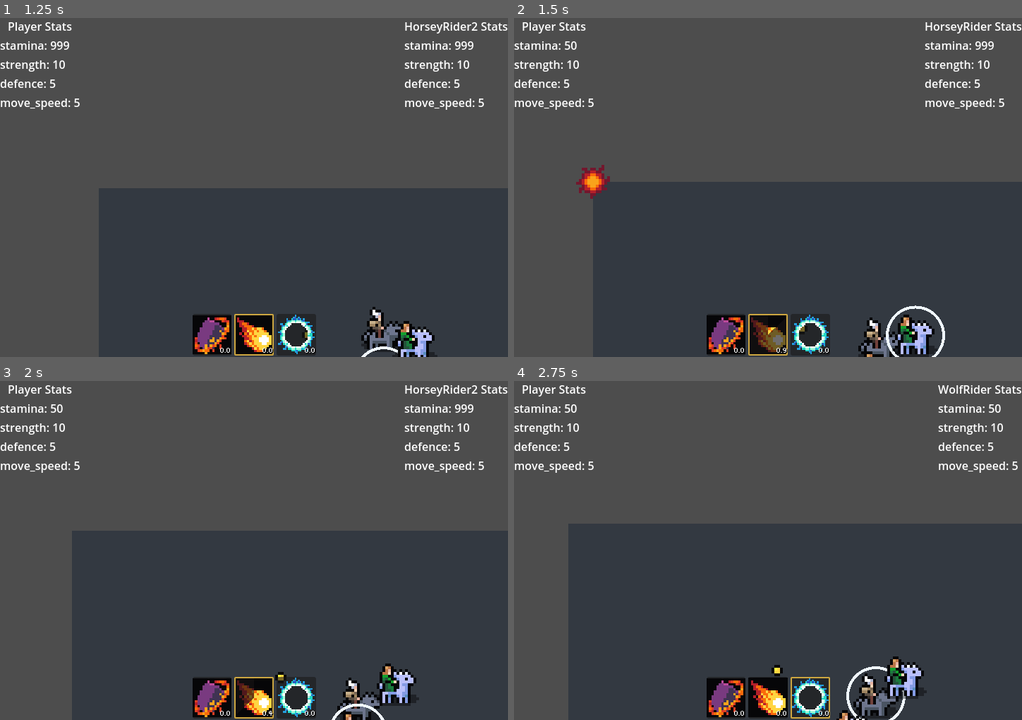
Above: before the commit, frames 1-4 (two rows, left to right).
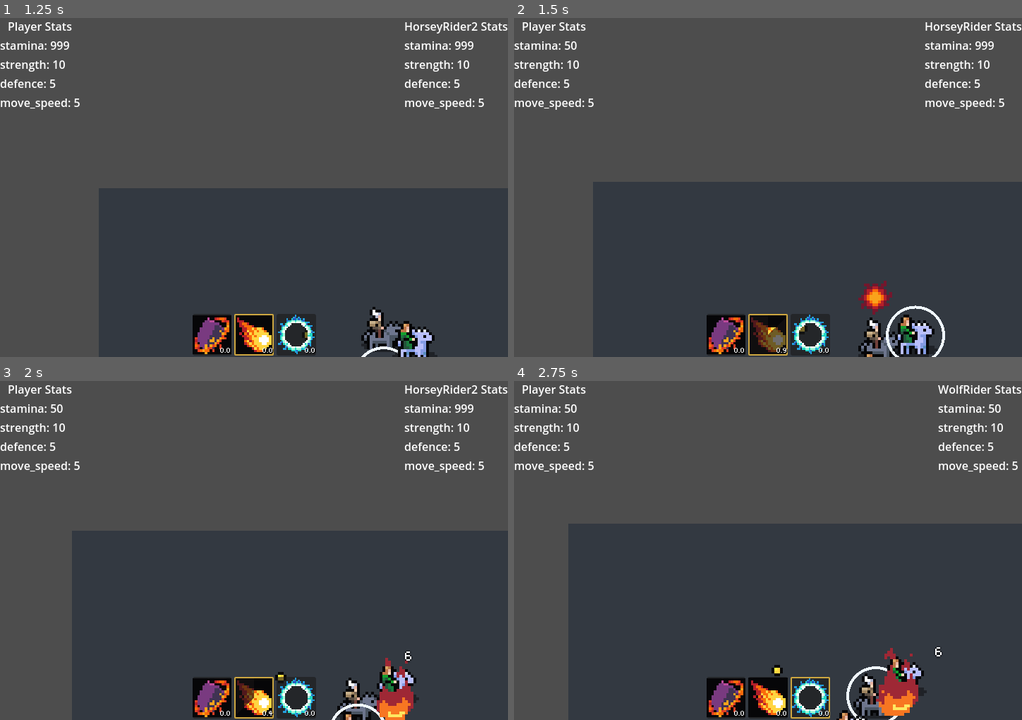
Above: after the commit, the same moments.

Repository: Snayff/not_quite_paradise4
Game: Godot game, scene res://world.tscn
Two runs of this game, one before a commit and one after it. Both use one fixed random seed, a clock stepped at 60 frames per second and the inputs below. The engine's default icon, where the game draws it, is replaced by a stand-in: a white triangle on a blue panel in a dark square.
Inputs:
- Up to frame 1 (1.25 s): hold D (move_right) from 0.53 s (still down); tap Tab (next_active) at 0.6 s
- Up to frame 2 (1.5 s): release D (move_right) at 1.28 s; hold S (move_down) from 1.28 s (still down); tap Space (use_active) at 1.35 s
- Up to frame 3 (2 s): keep holding S (move_down)
- Up to frame 4 (2.75 s): release S (move_down) at 2.03 s; hold D (move_right) from 2.03 s (still down); tap Tab (next_active) at 2.1 s

Frame 1 is identical in both runs. In frame 2, 0.7% of the frame differs, in the area x 12-75%, y 43-88%; in frame 3, 0.7%; in frame 4, 0.9%, in the area x 71-85%, y 78-99%.

Commit message:
added setting of spawn position of projectile to factory

Diff:
--- a/scenes/abcs/abc_projectile.gd
+++ b/scenes/abcs/abc_projectile.gd
@@ -57,7 +57,7 @@
 
 	_has_run_ready = true
 
-func setup(data: DataProjectile) -> void:
+func setup(spawn_pos: Vector2, data: DataProjectile) -> void:
 	if not _has_run_ready:
 		push_error("ABCProjectile: setup() called before _ready. ")
 
@@ -78,6 +78,7 @@
 		"ABCProjectile: `sprite_frames` is missing."
 	)
 
+	global_position = spawn_pos
 
 	_team = data.team
 	_valid_hit_option = data.valid_hit_option
--- a/scenes/abcs/combat_active.gd
+++ b/scenes/abcs/combat_active.gd
@@ -185,9 +185,14 @@
 	return projectile
 
 func _create_projectile_new() -> ProjectileThrowable:
-	var projectile: ProjectileThrowable = Factory.create_projectile("fireball", _allegiance.team)
-	projectile.hit_valid_target.connect(_effect_chain.on_hit)
-	projectile.global_position = _cast_position.global_position
+	var projectile: ProjectileThrowable = Factory.create_projectile(
+		"fireball",
+		 _allegiance.team,
+		_cast_position.global_position,
+		_effect_chain.on_hit
+	)
+	#projectile.hit_valid_target.connect(_effect_chain.on_hit)
+	#projectile.global_position = _cast_position.global_position
 	return projectile
 
 ## creates an orbital projectile in the _orbiter component.
--- a/scenes/combat_actives/fireblast_effect_chain.gd
+++ b/scenes/combat_actives/fireblast_effect_chain.gd
@@ -39,7 +39,10 @@
 	#var callable = Factory.create_projectile.bind("explosion", _allegiance.team, _aoe_hit)
 	#get_tree().process_frame.connect(callable, CONNECT_ONE_SHOT)
 
-	Utility.call_next_frame(Factory.create_projectile, ["explosion", _allegiance.team, _aoe_hit])
+	Utility.call_next_frame(
+		Factory.create_projectile,
+		["explosion", _allegiance.team, hurtbox.global_position, _aoe_hit]
+	)
 
 
 
--- a/scenes/templates/projectile_area_of_effect.gd
+++ b/scenes/templates/projectile_area_of_effect.gd
@@ -54,8 +54,8 @@
 
 	visible = false
 
-func setup(data: DataProjectile) -> void:
-	super.setup(data)
+func setup(spawn_pos: Vector2, data: DataProjectile) -> void:
+	super.setup(spawn_pos, data)
 
 	# do after super.setup as that's where sprite_frames are assigned
 	assert(
--- a/scenes/templates/projectile_throwable.gd
+++ b/scenes/templates/projectile_throwable.gd
@@ -53,13 +53,13 @@
 	# link hitbox signal to our on_hit
 	_hitbox.hit_hurtbox.connect(_on_hit)
 
-func setup(data: DataProjectile) -> void:
+func setup(spawn_pos: Vector2, data: DataProjectile) -> void:
 	assert(
 		data.travel_range is float,
 		"ProjectileThrowable: `_travel_range` is missing."
 	)
 
-	super.setup(data)
+	super.setup(spawn_pos, data)
 
 	_set_travel_range(data.travel_range)
 	_move_speed = data.move_speed
--- a/scripts/singletons/factory.gd
+++ b/scripts/singletons/factory.gd
@@ -15,6 +15,7 @@
 func create_projectile(
 	projectile_name: String,
 	team: Constants.TEAM,
+	spawn_pos: Vector2,
 	on_hit_callable: Variant = null
 	) -> ABCProjectile:
 	# get base info
@@ -62,7 +63,7 @@
 
 	# create and setup instance
 
-	projectile.ready.connect(projectile.setup.bind(data_class), CONNECT_ONE_SHOT)
+	projectile.ready.connect(projectile.setup.bind(spawn_pos, data_class), CONNECT_ONE_SHOT)
 	# TODO: find a better way to do this. Perhaps a top level projectiles node?
 	get_tree().get_root().add_child(projectile)
 
